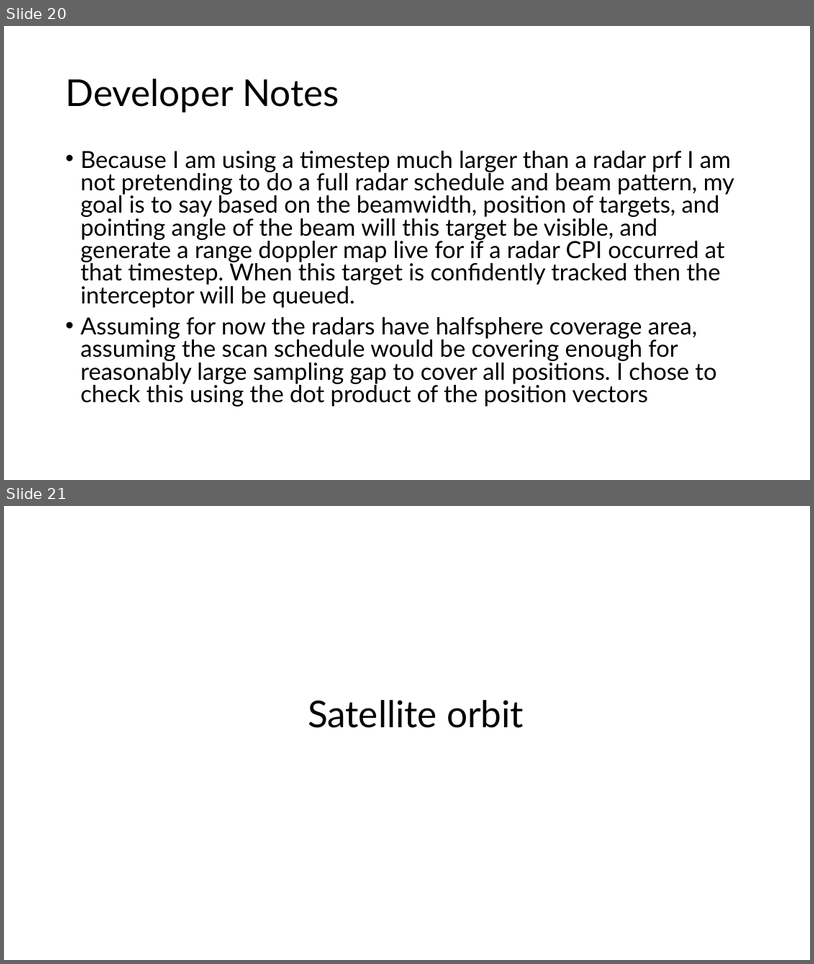
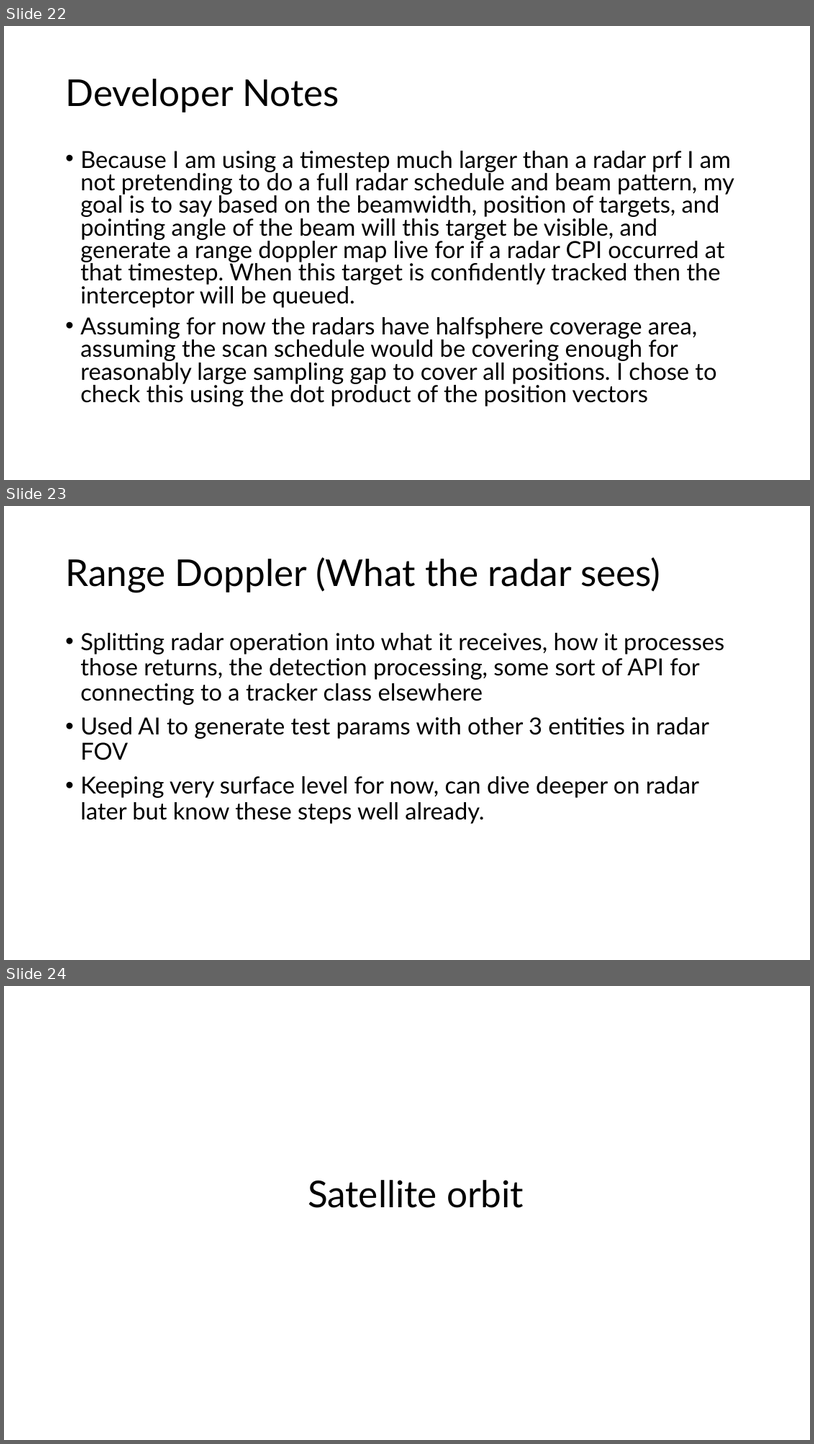
Before and after one commit to jeremyjestel/apogee, a slide deck: docs/Apogee_Progession.pptx. Shown one above the other, each under a label of ours: slides 20 and 21 before the commit, slides 22, 23 and 24 after it. The pictures are 814x964 and 814x1444 pixels, drawn with LibreOffice and Linux fonts; fonts in the diff are those of the drawing. Boxes give left, top, right and bottom in pixels: in the first picture for what was removed or moved away, otherwise in the second. Text is boxed around its words. In the diff, an @@ line names an element or a change of style, - is before the commit and + after.

Commit message:
prop nav, scenarios, range doppler, classic forget to commit.

```diff
--- a/docs/Apogee_Progession.pptx
+++ b/docs/Apogee_Progession.pptx
@@ slide 23 added at [4, 506, 810, 960], background #FFFFFF @@
@@ title added at [65, 557, 661, 592], 44 pt, text #000000 @@
+Range Doppler (What the radar sees)
@@ text added at [80, 633, 725, 824], 28 pt, text #000000 @@
+• Splitting radar operation into what it receives, how it processes those returns, the detection processing, some sort of API for connecting to a tracker class elsewhere
+• Used AI to generate test params with other 3 entities in radar FOV
+• Keeping very surface level for now, can dive deeper on radar later but know these steps well already.
@@ what was slide 20 is now slide 22 @@
@@ what was slide 21 is now slide 24 @@
```
Also in this commit, not shown: 2 slides changed, 2 other slides added, 44 other files.
